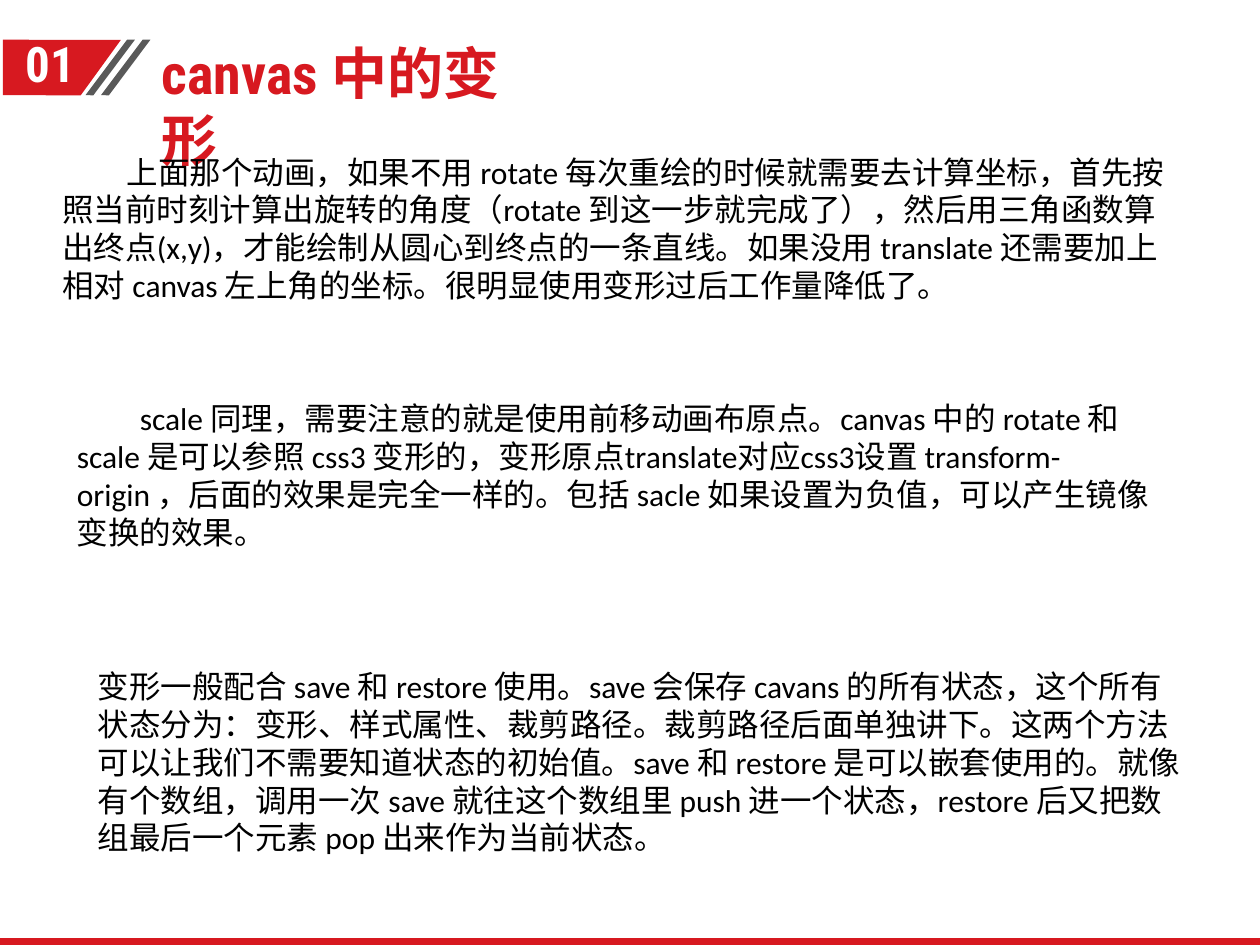
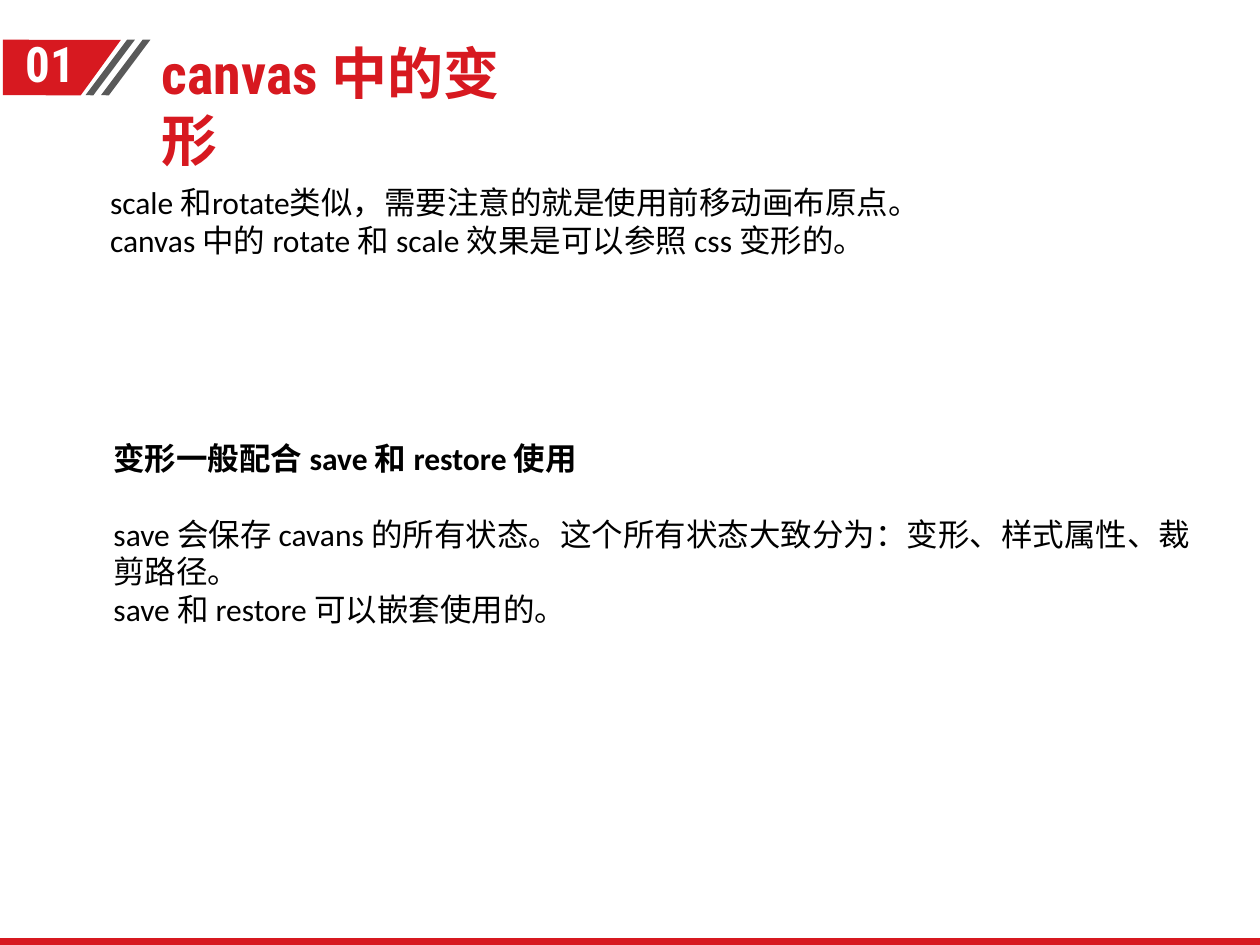
Before and after one commit to Yuchaocheng/canvas, a slide deck: slide 15 of canvas基础分享.pptx. Drawn at 1260x945 pixels with LibreOffice and Linux fonts; fonts in the diff are those of the drawing; background and template pictures are left out. Boxes give left, top, right and bottom in pixels: in the first picture for what was removed or moved away, otherwise in the second. Text is boxed around its words. In the diff, an @@ line names an element or a change of style, - is before the commit and + after.

Commit message:
ppt制作完成

```diff
--- a/canvas基础分享.pptx
+++ b/canvas基础分享.pptx
@@ text removed at (62, 151, 1164, 300) @@
-上面那个动画，如果不用 rotate 每次重绘的时候就需要去计算坐标，首先按照当前时刻计算出旋转的角度（rotate 到这一步就完成了），然后用三角函数算出终点(x,y)，才能绘制从圆心到终点的一条直线。如果没用 translate 还需要加上相对 canvas 左上角的坐标。很明显使用变形过后工作量降低了。
@@ text at (110, 187, 920, 255): text changed @@
-scale 同理，需要注意的就是使用前移动画布原点。canvas 中的 rotate 和 scale 是可以参照 css3 变形的，变形原点translate对应css3设置 transform-origin ，后面的效果是完全一样的。包括 sacle 如果设置为负值，可以产生镜像变换的效果。
+scale 和rotate类似，需要注意的就是使用前移动画布原点。
+canvas 中的 rotate 和 scale 效果是可以参照 css 变形的。
@@ text at (113, 443, 1190, 624): text changed @@
-变形一般配合 save 和 restore 使用。save 会保存 cavans 的所有状态，这个所有状态分为：变形、样式属性、裁剪路径。裁剪路径后面单独讲下。这两个方法可以让我们不需要知道状态的初始值。save 和 restore 是可以嵌套使用的。就像有个数组，调用一次 save 就往这个数组里 push 进一个状态，restore 后又把数组最后一个元素 pop 出来作为当前状态。
+变形一般配合 save 和 restore 使用
+save 会保存 cavans 的所有状态。这个所有状态大致分为：变形、样式属性、裁剪路径。
+save 和 restore 可以嵌套使用的。
```
Also in this commit, not shown: 13 other slides changed.
